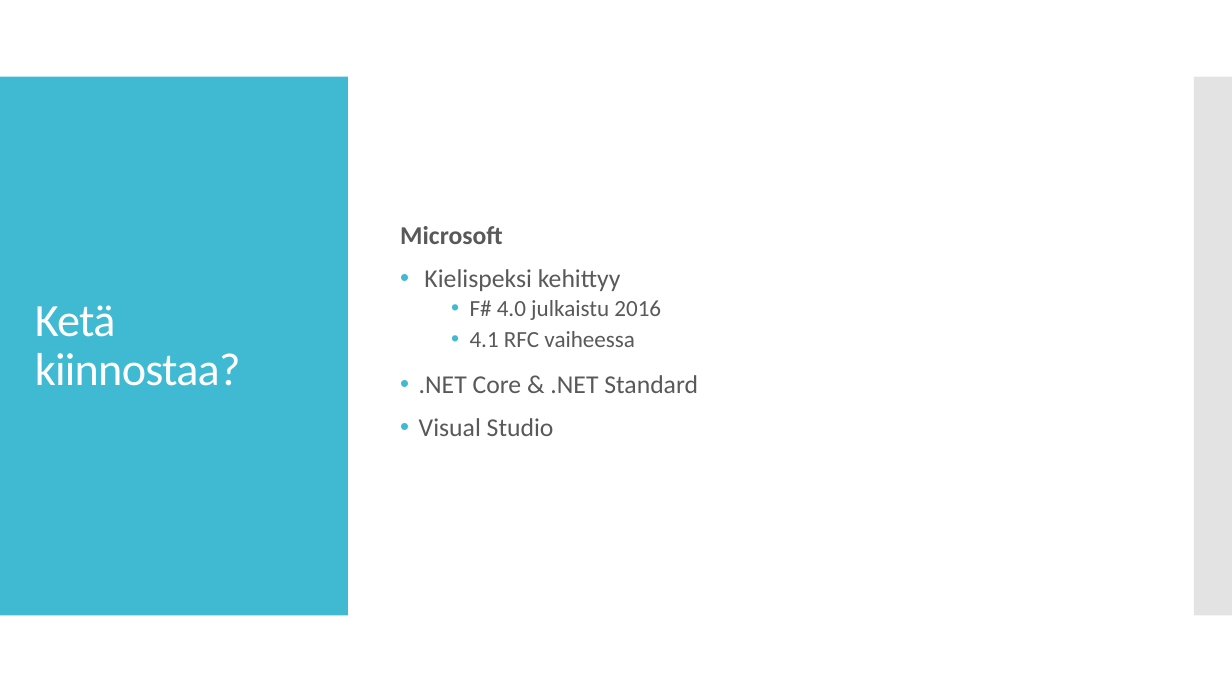
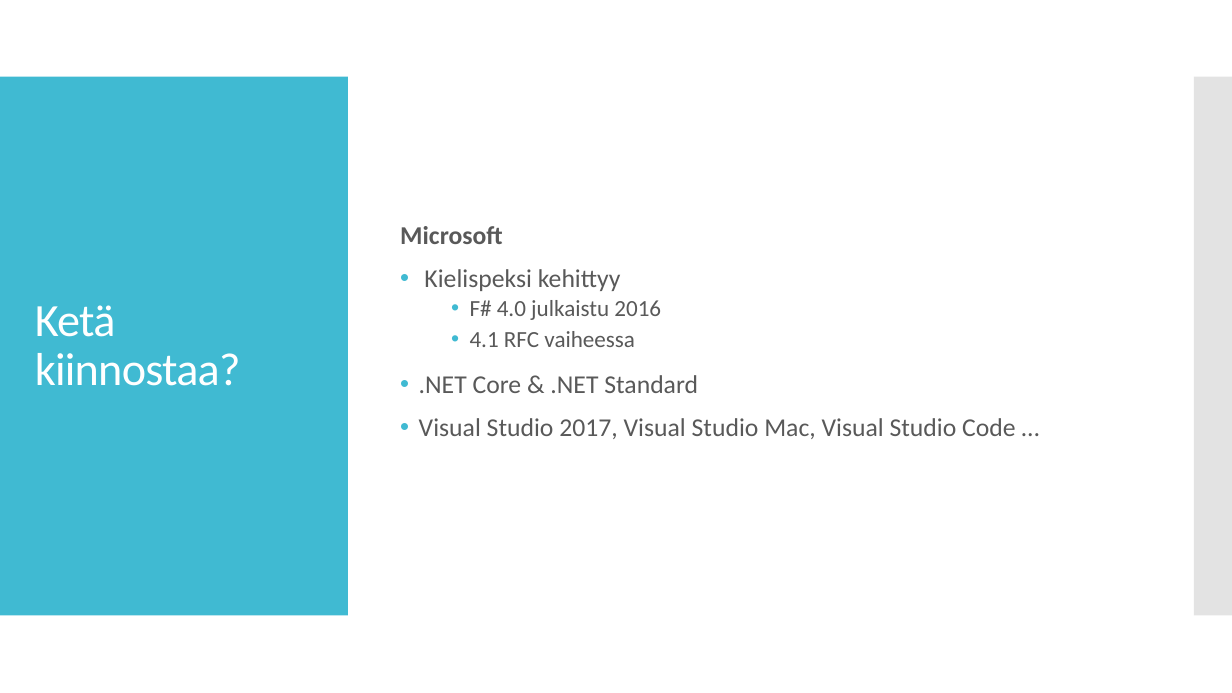
Before and after one commit to supertopi/FSharpRep, a slide deck: slide 4 of F.pptx. Drawn at 1232x693 pixels with LibreOffice and Linux fonts; fonts in the diff are those of the drawing. Boxes give left, top, right and bottom in pixels: in the first picture for what was removed or moved away, otherwise in the second. Text is boxed around its words. In the diff, an @@ line names an element or a change of style, - is before the commit and + after.

```diff
--- a/F.pptx
+++ b/F.pptx
@@ text at bbox=[419, 418, 1016, 439]: text changed @@
-• Visual Studio
+• Visual Studio 2017, Visual Studio Mac, Visual Studio Code …
```
Also in this commit, not shown: 3 other slides changed, 1 slide added, 2 other files.
